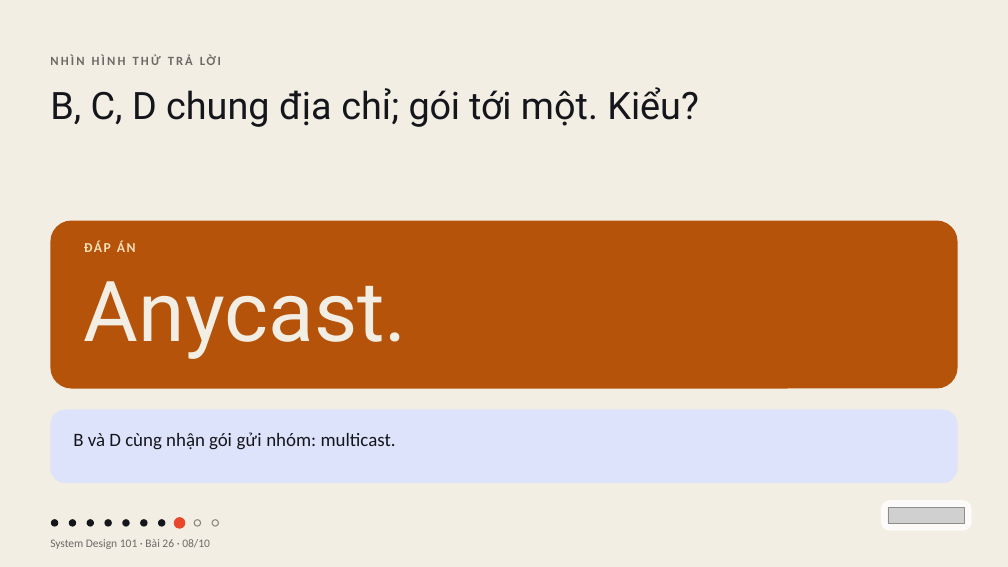
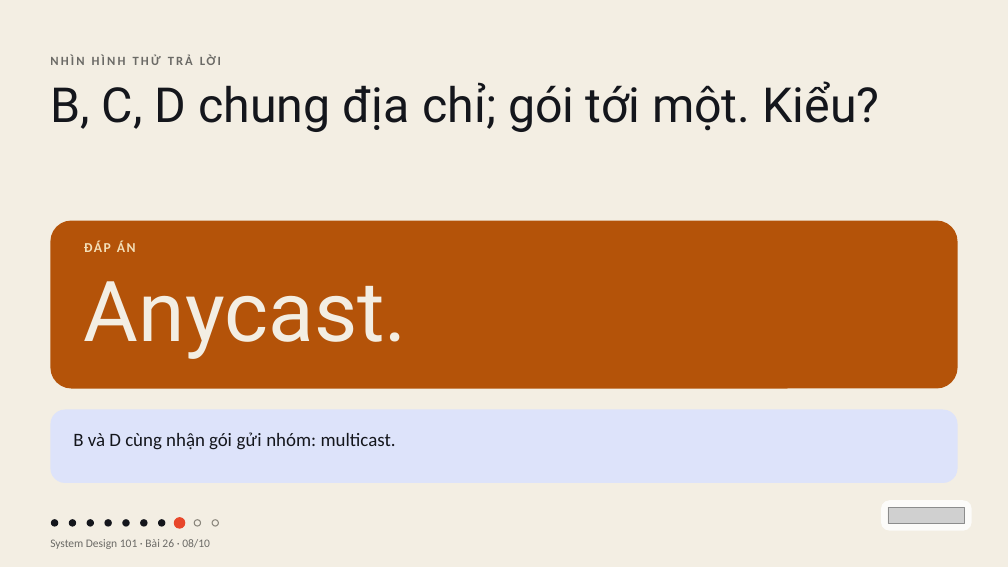
Before and after one commit to vohoailinh90/tool-marketing-studio, a slide deck: slide 8 of system-design-101/vi/lessons/sd-01-026/slides/sd-01-026.pptx. Drawn at 1008x567 pixels with LibreOffice and Linux fonts; fonts in the diff are those of the drawing; grey boxes stand for pictures. Boxes give left, top, right and bottom in pixels: in the first picture for what was removed or moved away, otherwise in the second. Text is boxed around its words. In the diff, an @@ line names an element or a change of style, - is before the commit and + after.

```diff
--- a/system-design-101/vi/lessons/sd-01-026/slides/sd-01-026.pptx
+++ b/system-design-101/vi/lessons/sd-01-026/slides/sd-01-026.pptx
@@ text "B, C, D chung địa ..." at bbox=[50, 81, 880, 132]: size 54 to 69 pt; letter spacing 0.2 to 0.3 pt in "địa"; letter spacing -0.3 to -0.4 pt in "gói"; letter spacing -0.5 to -0.6 pt in "tới"; line spacing 59.4pt to 75.9pt @@
```
Also in this commit, not shown: 4 other files.
